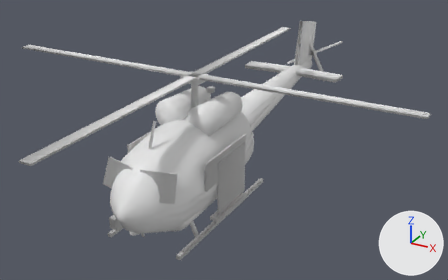
Renders of the FBX model game/Airside/Assets/Airside/Art/Models/Aircraft/mdl_bell_412_rescue_v01.fbx from each side of a commit.
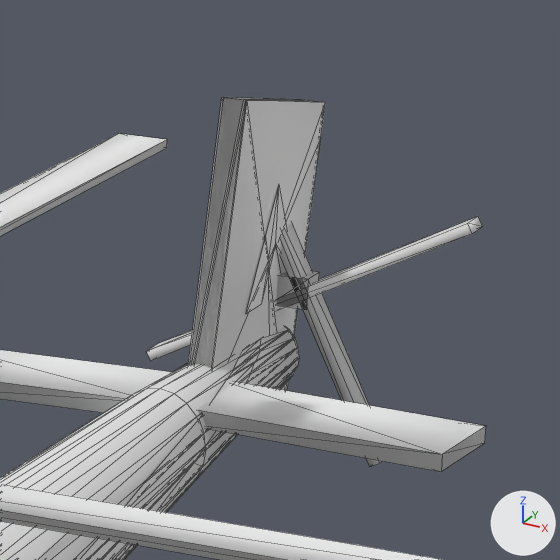
There are two pictures of each version: one whole from a 50 mm lens placed at (9.47, -15.09, 10.37), pointed at (0.21, 1.75, 1.96), one close up on the part from 59% to 79% of the width and 2% to 35% of the height. The axes (+X, +Y, +Z) are drawn at lower right. The lights are the same throughout. The first two pictures are the older version. The close-ups show mesh edges as thin lines. Where no turn or scale is listed for an object, it has been applied to the vertices. Vertices at exactly the same position are counted once.

The scene before the commit, as lines of its bpy script (objects in view):
```python
me_tail_rotor_blade_1 = bpy.data.meshes.new('tail_rotor_blade_1')
me_tail_rotor_blade_1.from_pydata(...)  # 8 vertices, 12 faces; spans x -0.38..0.94, y 9.55..9.77, z 1.86..4.24
me_tail_rotor_blade_1.polygons.foreach_set('use_smooth', [True] * 12)
me_tail_rotor_blade_2 = bpy.data.meshes.new('tail_rotor_blade_2')
me_tail_rotor_blade_2.from_pydata(...)  # 8 vertices, 12 faces; spans x -0.89..1.49, y 9.55..9.77, z 2.39..3.71
me_tail_rotor_blade_2.polygons.foreach_set('use_smooth', [True] * 12)
me_tail_rotor_hub = bpy.data.meshes.new('tail_rotor_hub')
me_tail_rotor_hub.from_pydata(...)  # a box spanning x 0.04..0.32, y 9.55..9.77, z 2.94..3.16
me_tail_rotor_hub.polygons.foreach_set('use_smooth', [True] * 12)
ob_tail_rotor_blade_1 = bpy.data.objects.new('tail_rotor_blade_1', me_tail_rotor_blade_1)
ob_tail_rotor_blade_1.location = (0.0, 0.0, 0.0)
ob_tail_rotor_blade_2 = bpy.data.objects.new('tail_rotor_blade_2', me_tail_rotor_blade_2)
ob_tail_rotor_blade_2.location = (0.0, 0.0, 0.0)
ob_tail_rotor_hub = bpy.data.objects.new('tail_rotor_hub', me_tail_rotor_hub)
ob_tail_rotor_hub.location = (0.0, 0.0, 0.0)
# also in view: 'tailplane_right' at (1.05, 8.08, 2.62); 'rescue_red_tail' at (0.0, 6.15, 2.98); 'main_rotor_blade_3' at (0.0, 3.76, 4.6); 'tail_boom' at (0.0, 5.88, 2.08); 'main_rotor_blade_2' at (3.47, 0.28, 4.6)
```
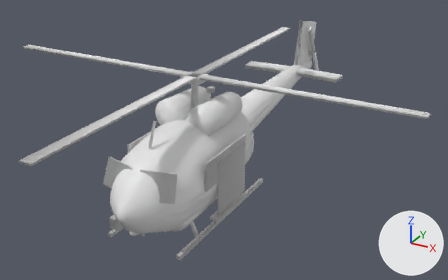
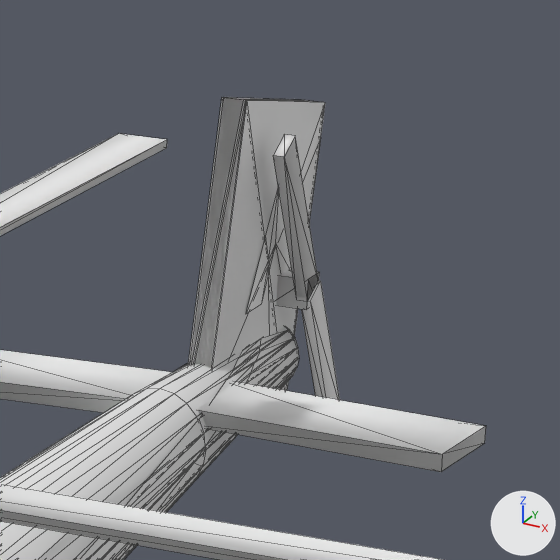
Changed parts and their boxes (x1, y1, x2, y2) in the close-ups (560 x 560 px):
'tail_rotor_blade_1', reshaped
    before: (280, 223, 381, 466)
    after: (273, 134, 318, 301)
'tail_rotor_blade_2', reshaped
    before: (147, 216, 483, 361)
    after: (301, 280, 340, 400)

The change, as a diff of the scene's bpy script:
```diff
--- a/game/Airside/Assets/Airside/Art/Models/Aircraft/mdl_bell_412_rescue_v01.fbx.py
+++ b/game/Airside/Assets/Airside/Art/Models/Aircraft/mdl_bell_412_rescue_v01.fbx.py
@@ me_tail_rotor_blade_2 @@
 # used by ob_tail_rotor_blade_2; location = (0.0, 0.0, 0.0)
-me_tail_rotor_blade_2.from_pydata(...)  # 8 vertices, 12 faces; spans x -0.89..1.49, y 9.55..9.77, z 2.39..3.71
-me_tail_rotor_blade_2.vertices[0].co = (1.49, 9.77, 3.64)  # pixel (482, 226)
-me_tail_rotor_blade_2.vertices[1].co = (1.45, 9.77, 3.71)  # pixel (478, 216)
-me_tail_rotor_blade_2.vertices[2].co = (-0.89, 9.77, 2.46)  # pixel (158, 343)
-me_tail_rotor_blade_2.vertices[3].co = (-0.85, 9.77, 2.39)
-me_tail_rotor_blade_2.vertices[4].co = (1.49, 9.55, 3.64)  # pixel (472, 233)
-me_tail_rotor_blade_2.vertices[5].co = (-0.85, 9.55, 2.39)  # pixel (150, 361)
-me_tail_rotor_blade_2.vertices[6].co = (-0.89, 9.55, 2.46)  # pixel (146, 351)
-me_tail_rotor_blade_2.vertices[7].co = (1.45, 9.55, 3.71)  # pixel (467, 223)
+me_tail_rotor_blade_2.from_pydata(...)  # 8 vertices, 12 faces; spans x 0.26..0.34, y 9.56..10.38, z 1.83..3.1
+# me_tail_rotor_blade_2 part 2
+me_tail_rotor_blade_2.vertices[0].co = (0.26, 9.56, 3.0)  # pixel (299, 300)
+me_tail_rotor_blade_2.vertices[1].co = (0.34, 9.56, 3.0)  # pixel (310, 301)
+me_tail_rotor_blade_2.vertices[2].co = (0.34, 10.18, 1.83)
+me_tail_rotor_blade_2.vertices[3].co = (0.26, 10.18, 1.83)
+me_tail_rotor_blade_2.vertices[4].co = (0.26, 9.76, 3.1)
+me_tail_rotor_blade_2.vertices[5].co = (0.26, 10.38, 1.93)
+me_tail_rotor_blade_2.vertices[6].co = (0.34, 10.38, 1.93)
+me_tail_rotor_blade_2.vertices[7].co = (0.34, 9.76, 3.1)  # pixel (320, 280)
@@ me_tail_rotor_blade_1 @@
 # used by ob_tail_rotor_blade_1; location = (0.0, 0.0, 0.0)
-me_tail_rotor_blade_1.from_pydata(...)  # 8 vertices, 12 faces; spans x -0.38..0.94, y 9.55..9.77, z 1.86..4.24
-me_tail_rotor_blade_1.vertices[0].co = (0.87, 9.77, 1.86)
-me_tail_rotor_blade_1.vertices[1].co = (0.94, 9.77, 1.9)
-me_tail_rotor_blade_1.vertices[2].co = (-0.31, 9.77, 4.24)
-me_tail_rotor_blade_1.vertices[3].co = (-0.38, 9.77, 4.2)
-me_tail_rotor_blade_1.vertices[4].co = (0.87, 9.55, 1.86)  # pixel (369, 466)
-me_tail_rotor_blade_1.vertices[5].co = (-0.38, 9.55, 4.2)
-me_tail_rotor_blade_1.vertices[6].co = (-0.31, 9.55, 4.24)
-me_tail_rotor_blade_1.vertices[7].co = (0.94, 9.55, 1.9)  # pixel (379, 463)
+me_tail_rotor_blade_1.from_pydata(...)  # 8 vertices, 12 faces; spans x 0.24..0.32, y 8.94..9.76, z 3.0..4.27
+# me_tail_rotor_blade_1 part 1
+me_tail_rotor_blade_1.vertices[0].co = (0.24, 9.76, 3.1)
+me_tail_rotor_blade_1.vertices[1].co = (0.32, 9.76, 3.1)  # pixel (318, 280)
+me_tail_rotor_blade_1.vertices[2].co = (0.32, 9.14, 4.27)  # pixel (295, 135)
+me_tail_rotor_blade_1.vertices[3].co = (0.24, 9.14, 4.27)  # pixel (284, 134)
+me_tail_rotor_blade_1.vertices[4].co = (0.24, 9.56, 3.0)  # pixel (296, 299)
+me_tail_rotor_blade_1.vertices[5].co = (0.24, 8.94, 4.17)  # pixel (273, 155)
+me_tail_rotor_blade_1.vertices[6].co = (0.32, 8.94, 4.17)  # pixel (284, 156)
+me_tail_rotor_blade_1.vertices[7].co = (0.32, 9.56, 3.0)  # pixel (307, 301)
```
